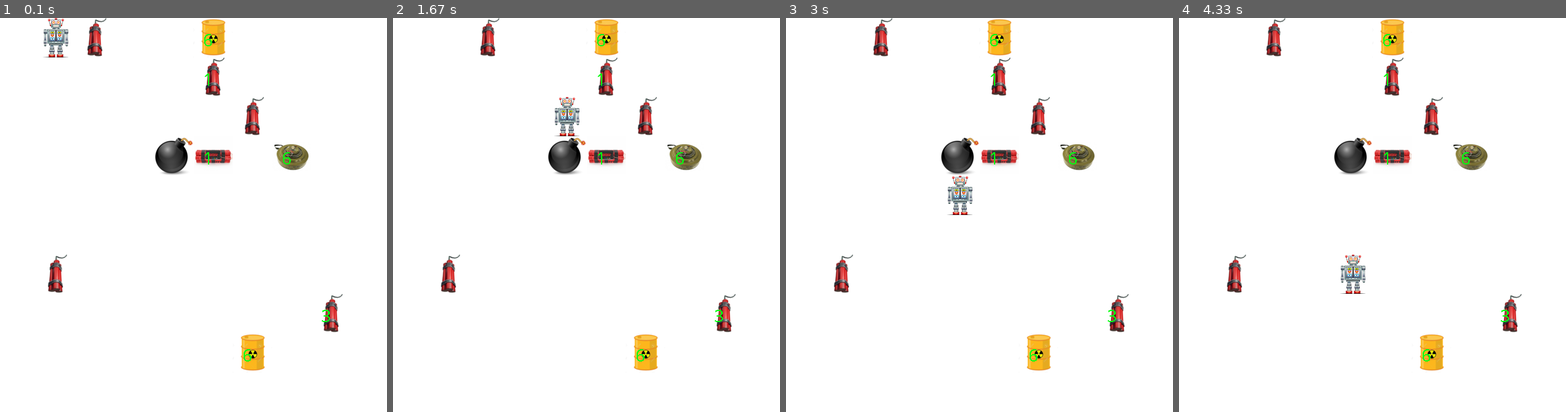
Above: before the commit, frames 1-4 (left to right).
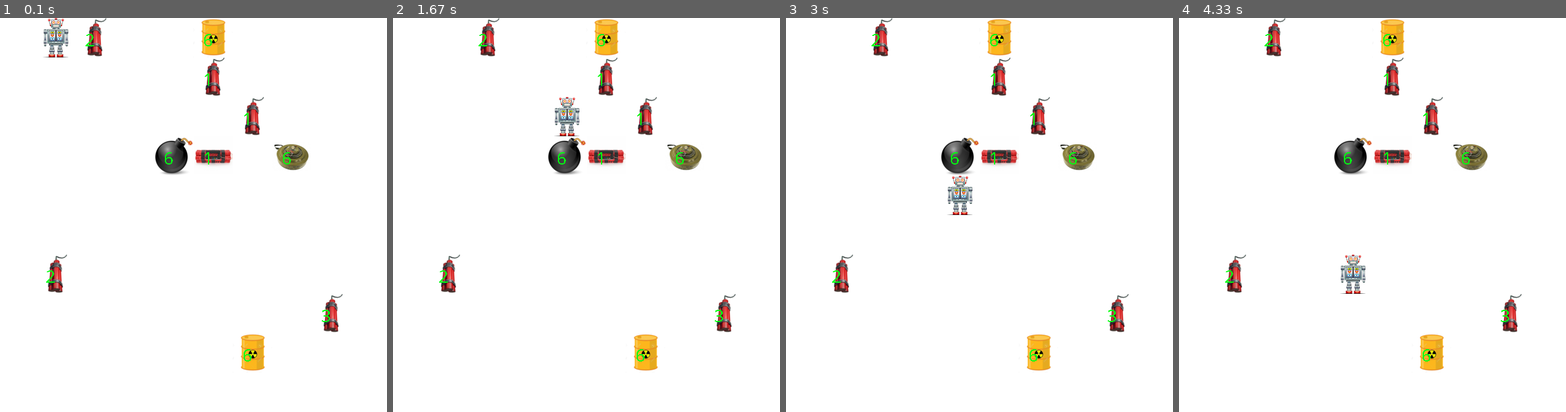
Above: after the commit, the same moments.

Repository: dBanasiak/SZI-SAPER
Game: pygame game, started from mapGeneratorPygame/app.py
Same seed, same stepped clock (60 frames per second), same inputs: the game is played once before the commit and once after it.
Inputs:
- Up to frame 1 (0.1 s): no input
- Up to frame 2 (1.67 s): no input
- Up to frame 3 (3 s): no input
- Up to frame 4 (4.33 s): no input

The runs differ from the first frame. In frame 1, less than 0.1% of the frame differs, in the area x 11-65%, y 4-68%; in frame 2, less than 0.1%; in frame 3, less than 0.1%; in frame 4, less than 0.1%.

Commit message:
Show priority fix

Diff:
--- a/mapGeneratorPygame/mapGenerator.py
+++ b/mapGeneratorPygame/mapGenerator.py
@@ -44,8 +44,6 @@
     exPath = '../neuralNetwork/numArEx.txt'
     # Ścieżka do bazy przykładów dla AI
     bombsPath = '../neuralNetwork/images/bombs/'
-
-    bombType = []
 
     allBombs = []
     i = 0
@@ -98,8 +96,5 @@
             screen.blit(allBombs[i], ((bombProp[i][4]), (bombProp[i][5])))
             screen.blit(textSurface[i], ((bombProp[i][4]) + 16, (bombProp[i][5]) + 16))
 
-        for i in range(4):
-            screen.blit(allBombs[i], ((bombProp[i][4]), (bombProp[i][5])))
-
         pygame.display.flip()
         clock.tick(FPS)
